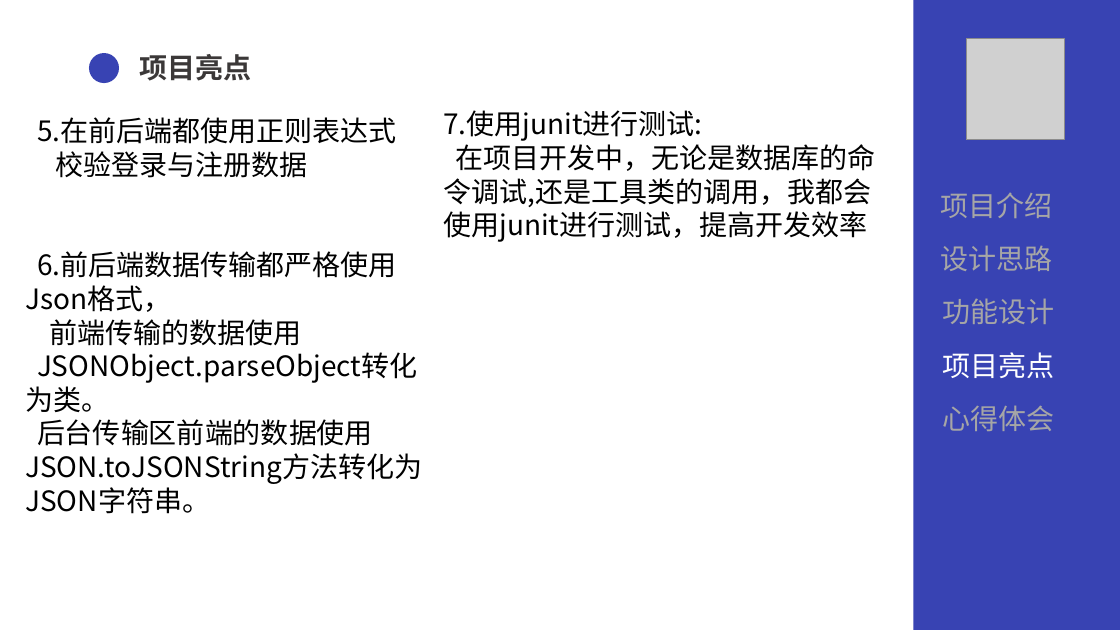
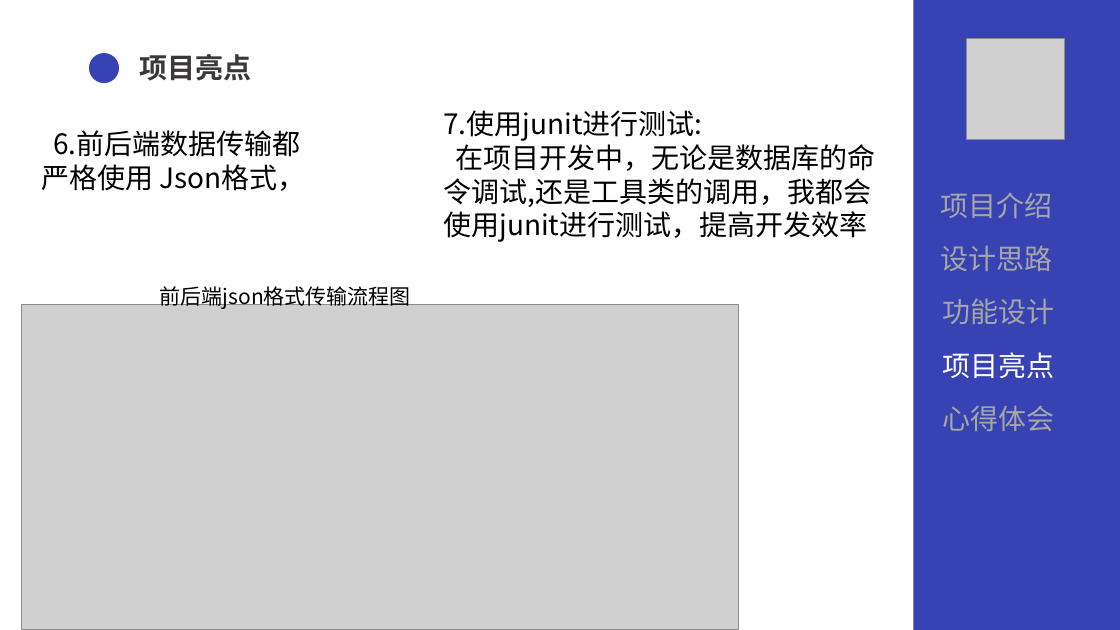
Before and after one commit to Yan18675524202/yqy_qg_2, a slide deck: slide 18 of ppt.pptx (slide 19 before the commit). Drawn at 1120x630 pixels with LibreOffice and Linux fonts; fonts in the diff are those of the drawing; grey boxes stand for pictures. Boxes give left, top, right and bottom in pixels: in the first picture for what was removed or moved away, otherwise in the second. Text is boxed around its words. In the diff, an @@ line names an element or a change of style, - is before the commit and + after.

```diff
--- a/ppt.pptx
+++ b/ppt.pptx
@@ text "6.前后端数据传输都严格使用 Json格式，": place and size @@
-text "6.前后端数据传输都严格使用 Json格式，" at bbox=[25, 117, 422, 514]
+text "6.前后端数据传输都严格使用 Json格式，" at bbox=[42, 130, 306, 191]
@@ text at bbox=[37, 117, 396, 178]: paragraphs removed @@
-5.在前后端都使用正则表达式
-校验登录与注册数据
@@ text added at bbox=[160, 283, 411, 309], 18 pt, text #000000 @@
+前后端json格式传输流程图
@@ picture added at bbox=[22, 305, 739, 629] @@
@@ text at bbox=[25, 319, 422, 514]: paragraphs removed @@
-前端传输的数据使用
-JSONObject.parseObject转化为类。
-后台传输区前端的数据使用JSON.toJSONString方法转化为JSON字符串。
```
Also in this commit, not shown: 8 other slides changed, 5 slides removed, 2 other files.
